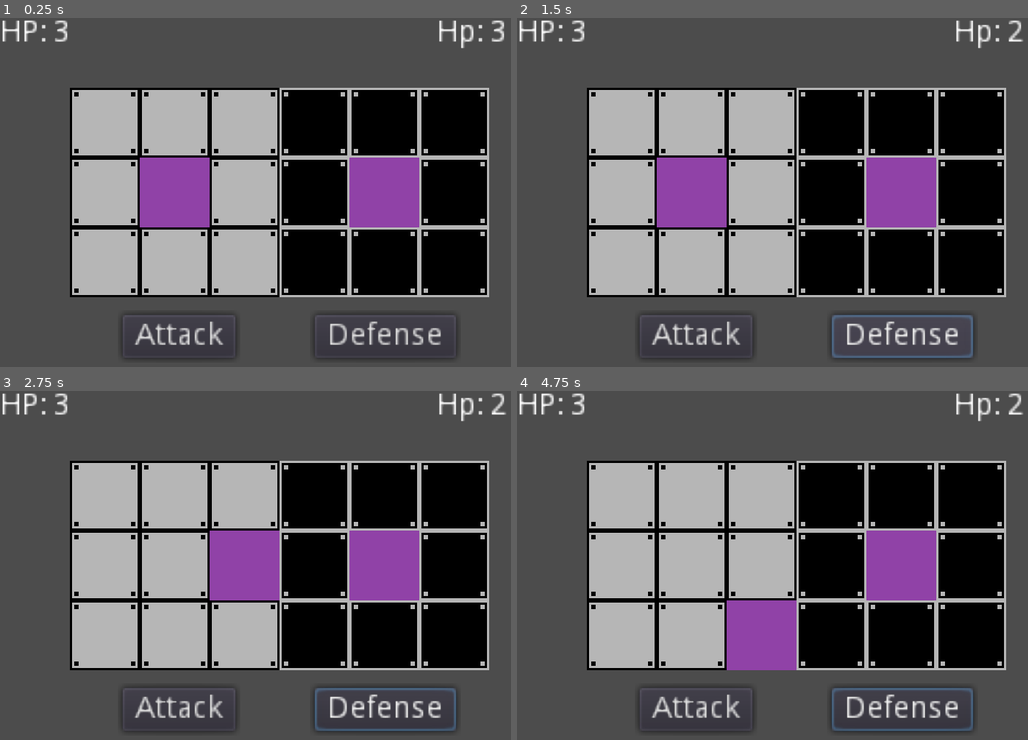
Above: before the commit, frames 1-4 (two rows, left to right).
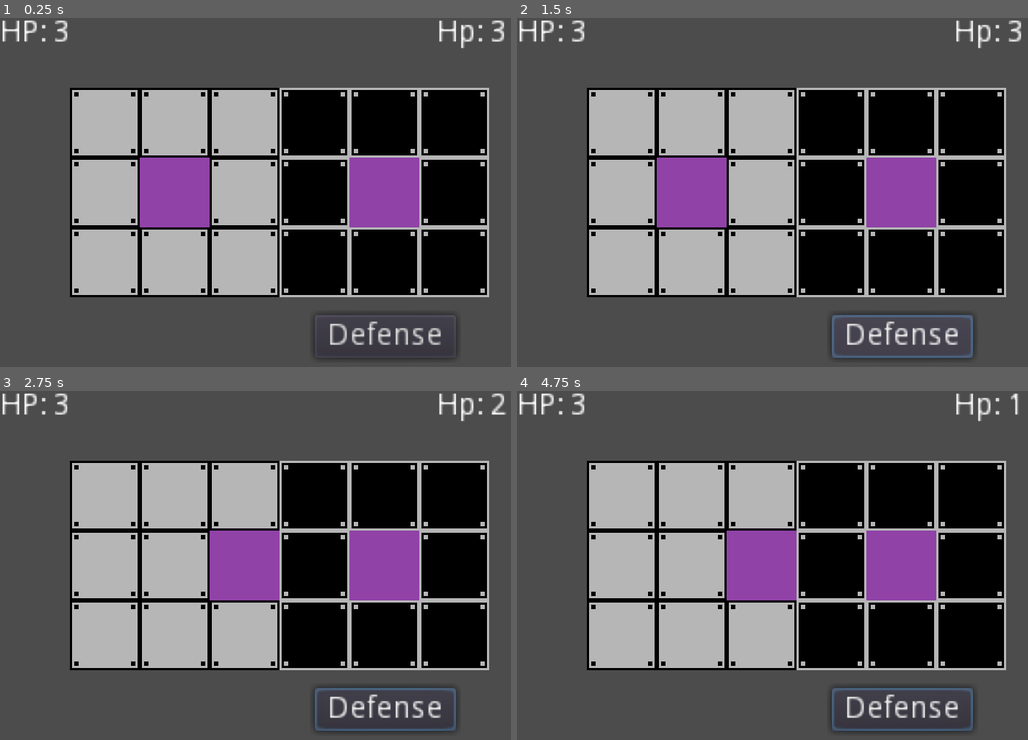
Above: after the commit, the same moments.

Repository: CaresleGames/Tactics
Game: Godot game, scene res://src/Test/Test.tscn
The game is run twice, just before and just after one commit, with the same random seed, the same clock (stepped at 60 frames per second) and the same inputs. The project has no main scene, so this scene is started directly.
Inputs (mouse positions are in pixels of both pictures, inside the frame that each line leads up to):
- Up to frame 1 (0.25 s): no input
- Up to frame 2 (1.5 s): click (695, 335) at 0.5 s, where only the run before the commit has a clickable "Attack"; click "Defense" at 1.25 s
- Up to frame 3 (2.75 s): tap Enter at 2 s; move the mouse to (378, 548) at 2.02 s; hold Right (ui_right) from 2.03 s (still down); click (378, 548) at 2.1 s; tap S (ui_attack, bound only after the commit) at 2.3 s
- Up to frame 4 (4.75 s): tap Space at 2.75, 4.25 s; move the mouse to (675, 582) at 2.77 s; release Right (ui_right) at 2.78 s; hold Down (ui_down) 2.78-3.53 s; tap S (ui_attack, bound only after the commit) at 2.85, 3.8, 4.35 s; click (675, 582) at 3.05 s; tap Enter at 3.5 s; move the mouse to (833, 488) at 3.52 s; hold Right (ui_right) 3.53-4.28 s; click (833, 488) at 3.6 s; move the mouse to (752, 635) at 4.27 s; hold Up (ui_up) from 4.28 s (still down); click (752, 635) at 4.55 s

The runs differ from the first frame. In frame 1, 0.6% of the frame differs, in the area x 23-47%, y 84-98%; in frame 2, 0.7%; in frame 3, 0.6%; in frame 4, 6.2%, in the area x 23-100%, y 0-98%.

Commit message:
Add player attack

Diff:
--- a/project.godot
+++ b/project.godot
@@ -79,6 +79,11 @@
 "events": [ Object(InputEventMouseButton,"resource_local_to_scene":false,"resource_name":"","device":0,"alt":false,"shi …(212 unchanged characters)…
  ]
 }
+ui_attack={
+"deadzone": 0.5,
+"events": [ Object(InputEventKey,"resource_local_to_scene":false,"resource_name":"","device":0,"alt":false,"shift":false,"control":false,"meta":false,"command":false,"pressed":false,"scancode":83,"physical_scancode":0,"unicode":0,"echo":false,"script":null)
+ ]
+}
 
 [physics]
 
--- a/src/Actor/Actor.gd
+++ b/src/Actor/Actor.gd
@@ -2,6 +2,7 @@
 extends Node2D
 
 signal take_damage(damage)
+signal battle_end()
 
 export var life : int = 3
 
@@ -11,9 +12,15 @@
 
 func _ready() -> void:
 	connect("take_damage", self, "_on_take_damage")
+	connect("battle_end", self, "_on_battle_end")
 
-
+# @Signal take_damage(damage)
 func _on_take_damage(damage: int) -> void:
 	life_current -= damage
 	if life_current < 0:
 		life_current = 0
+
+# @Signal battle_end()
+func _on_battle_end() -> void:
+	set_process(false)
+	set_physics_process(false)
--- a/src/Actor/Player/Player.gd
+++ b/src/Actor/Player/Player.gd
@@ -9,6 +9,7 @@
 var origin := Vector2.ZERO
 var is_moving : bool = false
 var tile
+# The limits of the 3x3 grid of the player
 var limits := [1, 3]
 
 func _ready() -> void:
@@ -29,8 +30,8 @@
 	tile.emit_signal("move_player", origin)
 	is_moving = false
 
-func _process(_delta: float) -> void:
-	move = Vector2.ZERO
+
+func snap_move() -> void:
 	# check if we press any of the movements keys to
 	# start calculating the player movement
 	if (
@@ -51,5 +52,12 @@
 		new_origin(move)
 
 
+func _process(_delta: float) -> void:
+	move = Vector2.ZERO
+	snap_move()
+	if Input.is_action_just_pressed("ui_attack"):
+		tile.emit_signal("attack_player")
+
+
 func _on_set_origin(position: Vector2) -> void:
 	origin = position
--- a/src/Test/Test.gd
+++ b/src/Test/Test.gd
@@ -2,6 +2,8 @@
 extends Node2D
 
 signal move_player(pos)
+# Called when the player attacks
+signal attack_player()
 
 enum ValidCell {
 	Player = 0,
@@ -25,6 +27,7 @@
 
 func _ready() -> void:
 	connect("move_player", self, "_on_move_player")
+	connect("attack_player", self, "_on_attack_player")
 	center_actors()
 
 
@@ -65,20 +68,21 @@
 
 func _process(_delta: float) -> void:
 	if not game_end:
-		var pos : Vector2 = get_local_mouse_position()
-
-		# Move player in their zone
-		if Input.is_action_just_pressed("ui_click_left"):
-			var cell : Vector2 = tile.world_to_map(pos)
-			if valid_cell(cell, ValidCell.Player):
-				player.position = tile.map_to_world(cell)
 		update_life_stats()
+	else:
+		player.emit_signal("battle_end")
+		enemy.emit_signal("battle_end")
 
 
+# @Signal move_player(pos)
 func _on_move_player(pos: Vector2) -> void:
 	var cell := tile.map_to_world(pos)
 	player.position = cell
 
 
-func _on_Attack_pressed() -> void:
-	enemy.emit_signal("take_damage", 1)
+# @Signal attack_player()
+func _on_attack_player() -> void:
+	var cell_player : Vector2 = tile.world_to_map(player.position)
+	var cell_enemy : Vector2 = tile.world_to_map(enemy.position)
+	if cell_player.y == cell_enemy.y:
+		enemy.emit_signal("take_damage", 1)
--- a/src/Test/Test.tscn
+++ b/src/Test/Test.tscn
@@ -65,14 +65,6 @@
 margin_bottom = 87.0
 text = "End"
 
-[node name="Attack" type="Button" parent="Control"]
-anchor_left = 0.233
-anchor_top = 0.85
-anchor_right = 0.45
-anchor_bottom = 0.975
-margin_left = 0.079998
-text = "Attack"
-
 [node name="Defense" type="Button" parent="Control"]
 anchor_left = 0.6
 anchor_top = 0.85
@@ -114,5 +106,3 @@
 margin_right = 64.0
 margin_bottom = 14.0
 text = "0"
-
-[connection signal="pressed" from="Control/Attack" to="." method="_on_Attack_pressed"]
